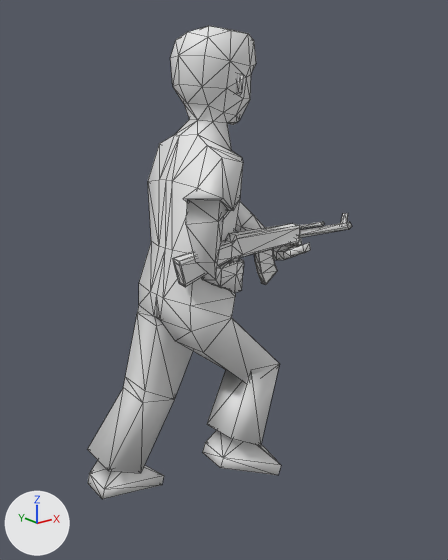
An edit to the OBJ model Res/player_male_run_2.obj, drawn before and after from the same camera.
One viewpoint serves both versions: a 50 mm camera at (-1.238, -1.809, 1.536) aimed at (0.189, -0.026, 0.823). The lights are fixed; the arrows at lower left show +X, +Y and +Z. Mesh edges are drawn as thin lines. Where no turn or scale is listed for an object, it has been applied to the vertices.

The first picture shows 'player_male_run_2'.
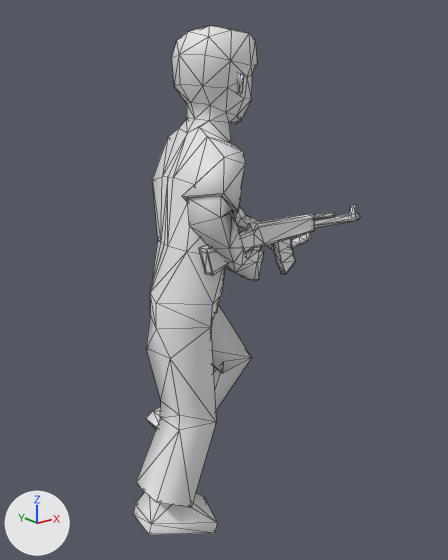
What differs and where, as boxes (x1, y1, x2, y2) in the pictures (448 x 560 px; the box of a moved part takes in the faces that stretch with it):
'player_male_run_2', reshaped (14% narrower, 7% taller)
    before: (87, 26, 352, 499)
    after: (133, 26, 360, 534)
part 1 of me_player_male_run_2, moved or reshaped
    before: (172, 223, 300, 287)
    after: (198, 214, 314, 276)
part 2 of me_player_male_run_2, moved or reshaped
    before: (230, 258, 240, 262)
    after: (252, 247, 261, 250)
part 3 of me_player_male_run_2, moved or reshaped
    before: (300, 222, 324, 229)
    after: (314, 213, 336, 220)
part 4 of me_player_male_run_2, moved or reshaped
    before: (299, 222, 352, 237)
    after: (314, 213, 360, 228)
part 5 of me_player_male_run_2, moved or reshaped
    before: (254, 249, 277, 285)
    after: (273, 238, 295, 275)
part 6 of me_player_male_run_2, moved or reshaped
    before: (340, 213, 348, 225)
    after: (349, 204, 356, 216)
part 7 of me_player_male_run_2, moved or reshaped
    before: (87, 120, 311, 499)
    after: (133, 119, 311, 534)

The change in detail:
me_player_male_run_2 is used by ob_player_male_run_2; location (0.0, 0.0, 0.0).
me_player_male_run_2 had 452 vertices, 842 faces and spanned x -0.34..0.66, y -0.31..0.25, z -0.05..1.73.
me_player_male_run_2 now has 452 vertices, 846 faces and spans x -0.3..0.75, y -0.31..0.25, z -0.05..1.73.
me_player_male_run_2 part 1: the loose piece of 48 vertices spanning x -0.13..0.38, y -0.23..-0.15, z 0.9..1.05 is multiplied about its middle by the matrix ((0.996, -0.082, 0.016), (0.081, 0.993, 0.089), (-0.023, -0.088, 0.996)), then moved by (0.09, -0.01, 0.03).
me_player_male_run_2 part 2: the loose piece of 24 vertices spanning x 0.04..0.12, y -0.2..-0.17, z 0.85..0.97 is moved by (0.09, -0.02, 0.03).
me_player_male_run_2 part 3: the loose piece of 12 vertices spanning x 0.37..0.51, y -0.23..-0.21, z 1.03..1.04 is moved by (0.09, 0.02, 0.02).
me_player_male_run_2 part 4: the loose piece of 13 vertices spanning x 0.37..0.66, y -0.25..-0.2, z 0.99..1.02 is multiplied about its middle by the matrix ((0.996, -0.082, 0.016), (0.081, 0.993, 0.089), (-0.023, -0.088, 0.996)), then moved by (0.09, 0.02, 0.02).
me_player_male_run_2 part 5: the loose piece of 40 vertices spanning x 0.2..0.29, y -0.22..-0.19, z 0.84..0.98 is moved by (0.09, -0.01, 0.02).
me_player_male_run_2 part 6: the loose piece of 8 vertices spanning x 0.61..0.64, y -0.24..-0.23, z 1.01..1.06 is moved by (0.09, 0.04, 0.02).
me_player_male_run_2 part 7: 261 of 452 vertices moved; they spanned x -0.34..0.41, y -0.31..0.25, z -0.05..1.7 and now span x -0.3..0.45, y -0.31..0.25, z -0.05..1.7; mean shift (0.02, 0.0, 0.01); largest move (0.0, 0.05, 0.34) -> (0.35, -0.02, 0.45).
